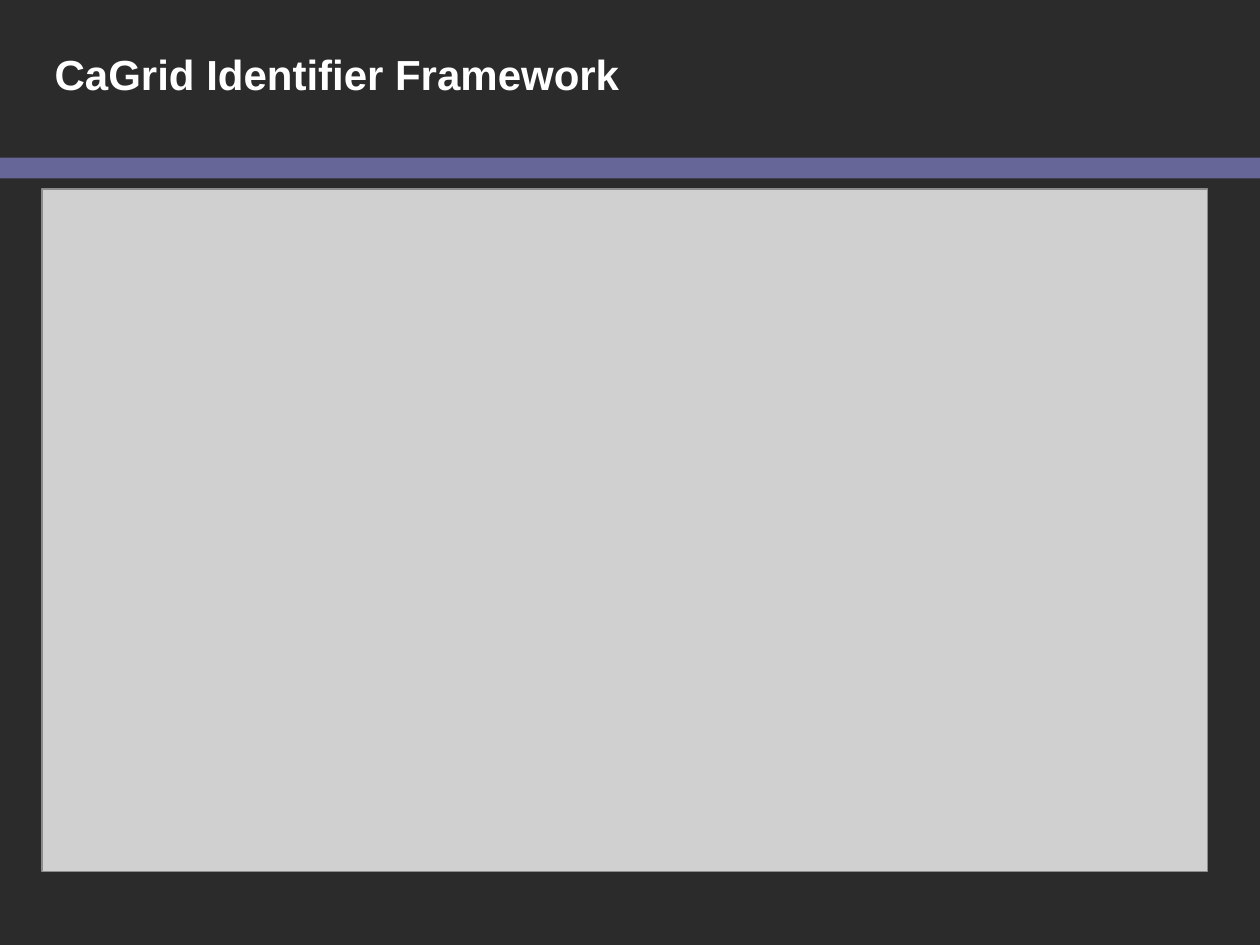
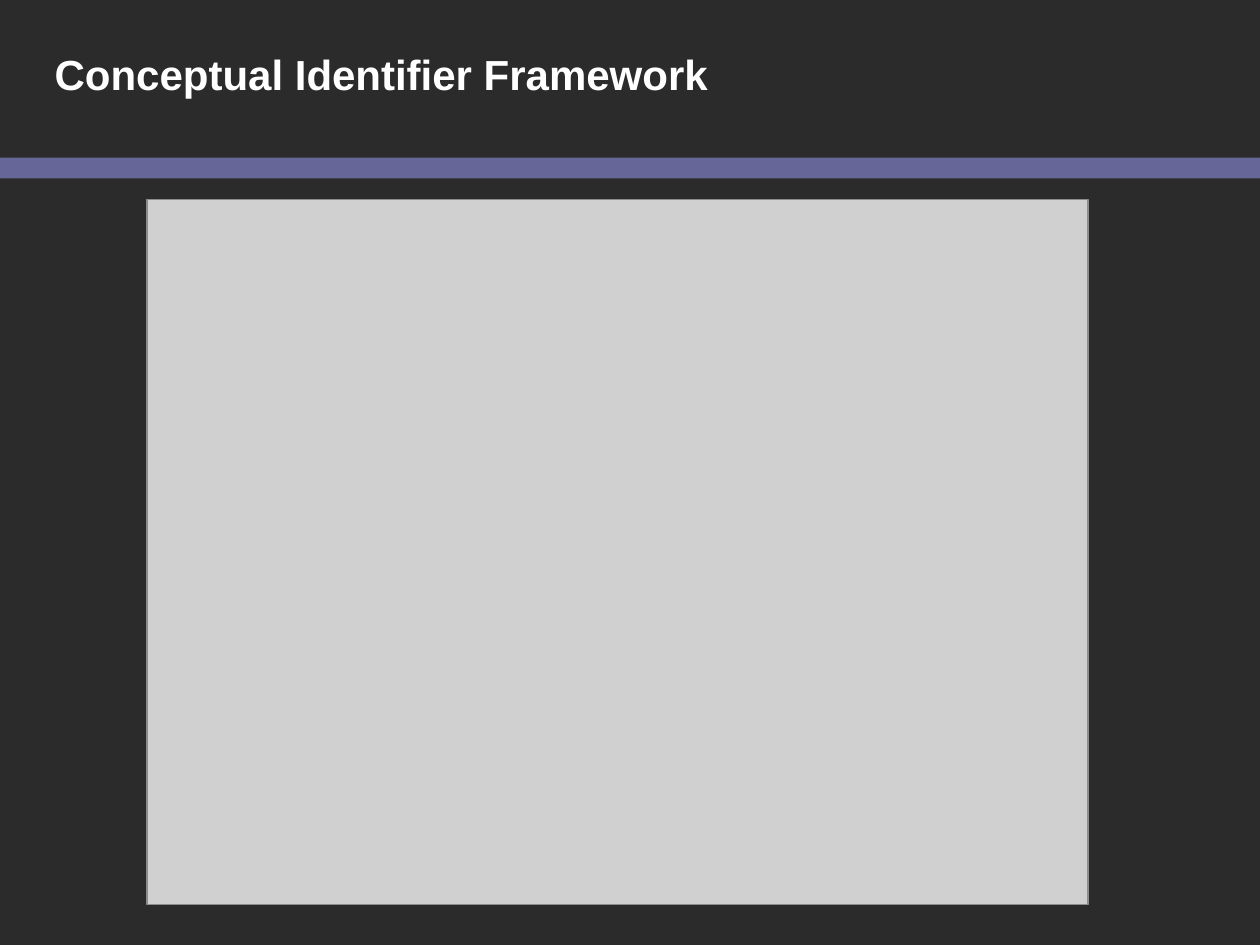
Before and after one commit to NCIP/cagrid-docs, a slide deck: slide 2 of presentations/200708_VCDE_ARCH/20070806_Day2_caGrid-Concept-ID-Arch.ppt (slide 3 before the commit). Drawn at 1260x945 pixels with LibreOffice and Linux fonts; fonts in the diff are those of the drawing; grey boxes stand for pictures; background and template pictures are left out; a plain dark background stands for a picture behind light text. Boxes give left, top, right and bottom in pixels: in the first picture for what was removed or moved away, otherwise in the second. Text is boxed around its words. In the diff, an @@ line names an element or a change of style, - is before the commit and + after.

```diff
--- a/presentations/200708_VCDE_ARCH/20070806_Day2_caGrid-Concept-ID-Arch.ppt
+++ b/presentations/200708_VCDE_ARCH/20070806_Day2_caGrid-Concept-ID-Arch.ppt
@@ title at box(55, 59, 708, 98): text changed @@
-CaGrid Identifier Framework
+Conceptual Identifier Framework
@@ picture: place and size @@
-picture at box(42, 189, 1207, 872)
+picture at box(147, 199, 1089, 903)
```
Also in this commit, not shown: 2 slides added, 1 slide removed.
